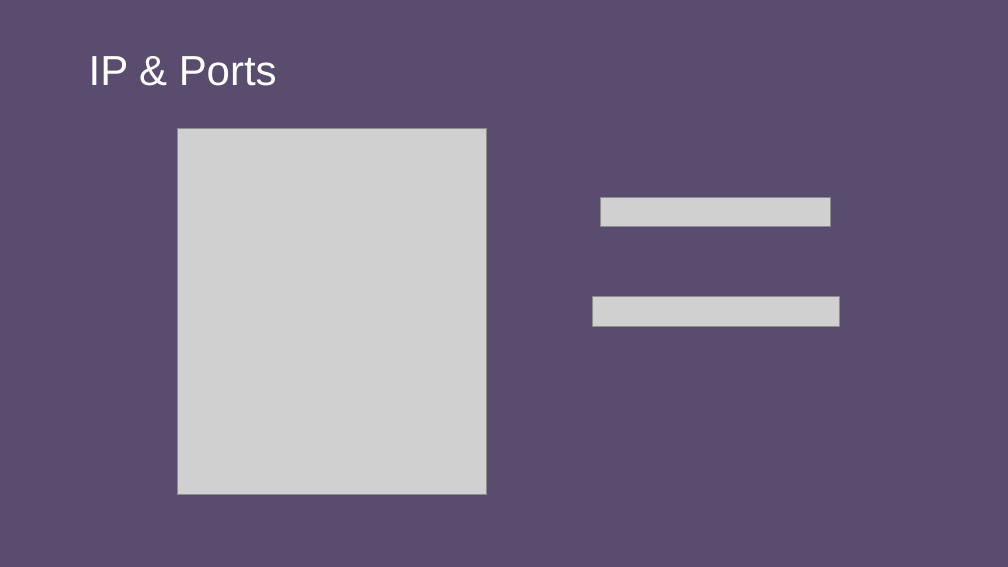
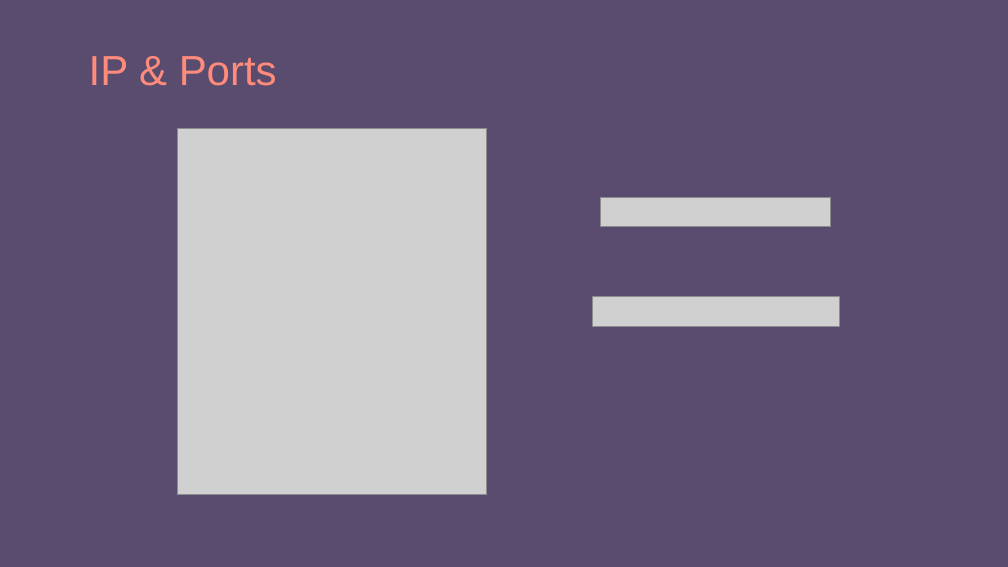
Before and after one commit to e-m-wilson/dotnet, a slide deck: slide 7 of Resources-Notes-Ppts/SQL/SQL_MSSQL.pptx. Drawn at 1008x567 pixels with LibreOffice and Linux fonts; fonts in the diff are those of the drawing; grey boxes stand for pictures. Boxes give left, top, right and bottom in pixels: in the first picture for what was removed or moved away, otherwise in the second. Text is boxed around its words. In the diff, an @@ line names an element or a change of style, - is before the commit and + after.

```diff
--- a/Resources-Notes-Ppts/SQL/SQL_MSSQL.pptx
+++ b/Resources-Notes-Ppts/SQL/SQL_MSSQL.pptx
@@ title "IP & Ports" at [89, 56, 277, 86]: text colour #FFFFFF to #FF8B7B @@
```
Also in this commit, not shown: 4 other slides changed, 3 slides added.
